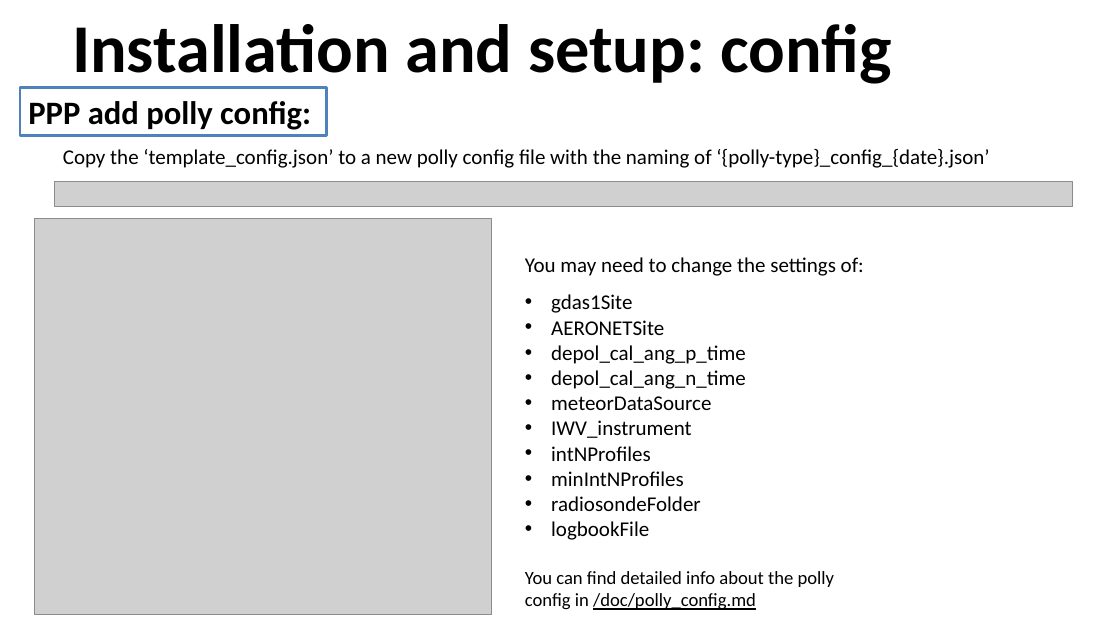
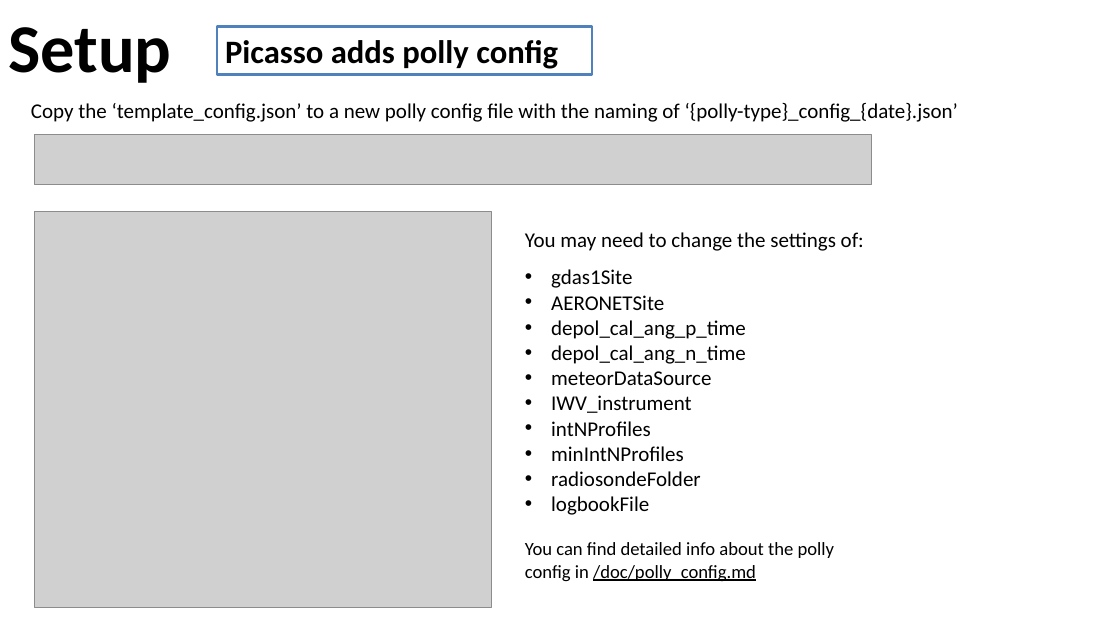
Before and after one commit to PollyNET/Pollynet_Processing_Chain, a slide deck: slide 8 of doc/Pollynet_Processing_Chain.pptx (slide 16 before the commit). Drawn at 1120x630 pixels with LibreOffice and Linux fonts; fonts in the diff are those of the drawing; grey boxes stand for pictures; background and template pictures are left out. Boxes give left, top, right and bottom in pixels: in the first picture for what was removed or moved away, otherwise in the second. Text is boxed around its words. In the diff, an @@ line names an element or a change of style, - is before the commit and + after.

```diff
--- a/doc/Pollynet_Processing_Chain.pptx
+++ b/doc/Pollynet_Processing_Chain.pptx
@@ title at (x1=8, y1=27, x2=171, y2=83): text changed @@
-Installation and setup: config
+Setup
@@ rectangle added at (x1=217, y1=26, x2=592, y2=74), fill #FFFFFF, outline #4F81BD 2 pt, 28 pt, text #000000, bold @@
+Picasso adds polly config
@@ rectangle removed at (x1=20, y1=87, x2=327, y2=135) @@
-PPP add polly config:
@@ text "Copy the ‘template_config.json’ to a ..." moved from (x1=63, y1=149, x2=989, y2=168) to (x1=31, y1=103, x2=958, y2=122) @@
@@ picture added at (x1=34, y1=134, x2=871, y2=185) @@
@@ picture removed at (x1=55, y1=182, x2=1073, y2=207) @@
@@ picture moved from (x1=34, y1=219, x2=492, y2=615) to (x1=34, y1=212, x2=492, y2=607) @@
@@ text "You may need to change ..." moved from (x1=525, y1=257, x2=864, y2=540) to (x1=525, y1=232, x2=864, y2=515) @@
@@ text "You can find detailed info ..." moved from (x1=525, y1=571, x2=835, y2=610) to (x1=525, y1=542, x2=835, y2=581) @@
```
Also in this commit, not shown: 7 other slides changed, 4 slides added, 3 slides removed, 13 other files.
